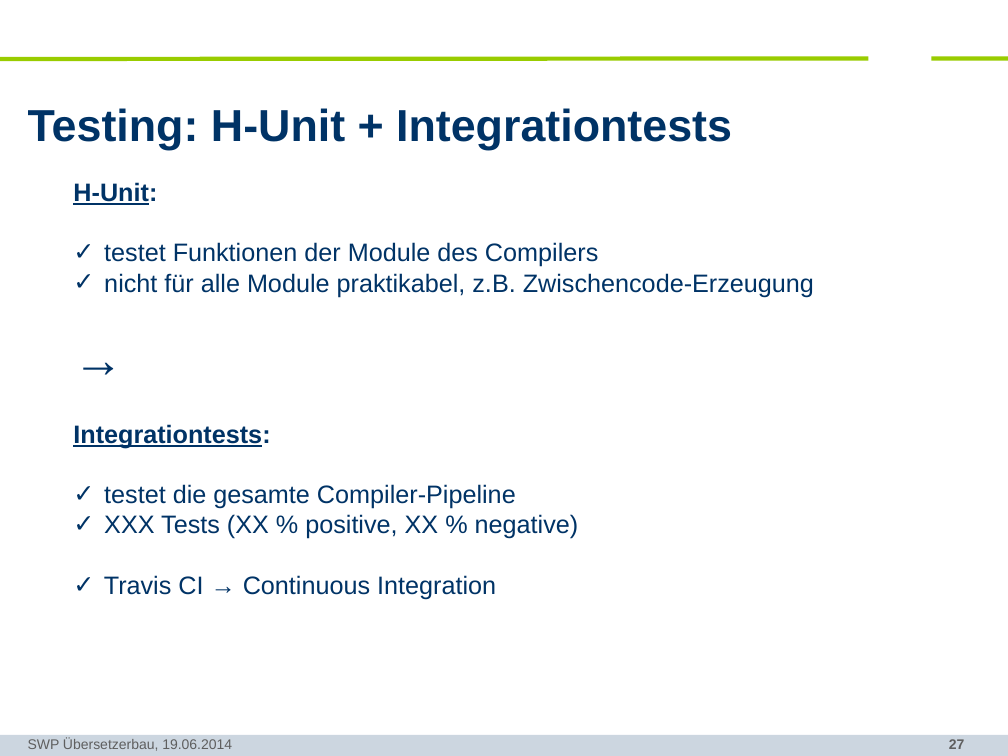
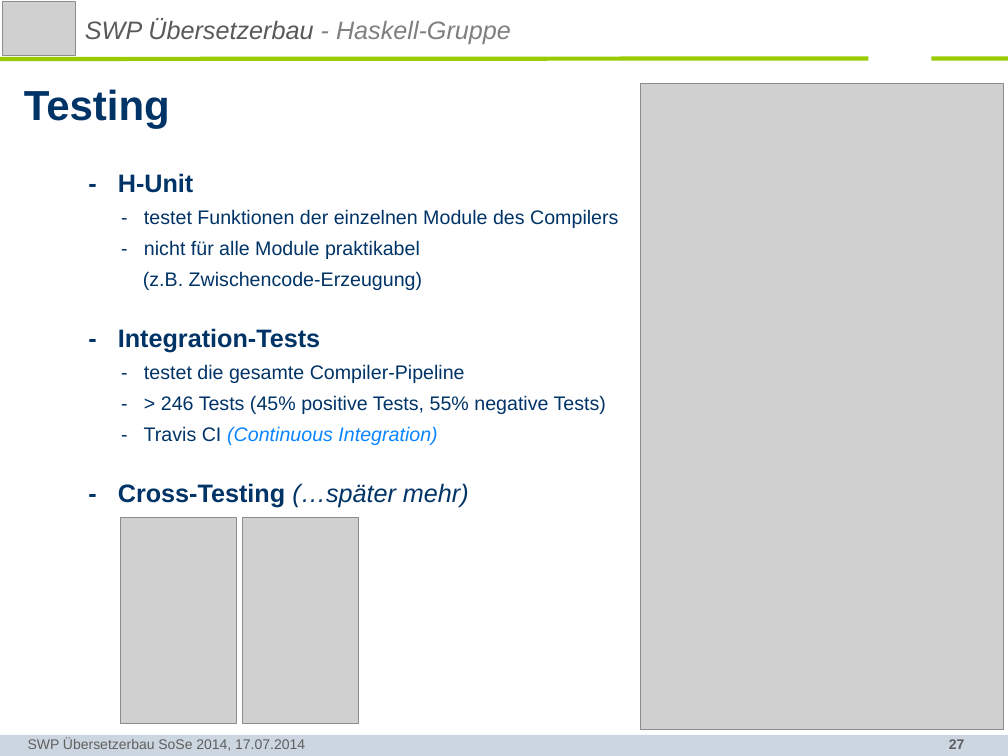
Before and after one commit to SWP-Ubau-SoSe2014-Haskell/SWPSoSe14, a slide deck: slide 27 of documentation/SWPSoSe14MS3.ppt. Drawn at 1008x756 pixels with LibreOffice and Linux fonts; fonts in the diff are those of the drawing; grey boxes stand for pictures; background and template pictures are left out. Boxes give left, top, right and bottom in pixels: in the first picture for what was removed or moved away, otherwise in the second. Text is boxed around its words. In the diff, an @@ line names an element or a change of style, - is before the commit and + after.

```diff
--- a/documentation/SWPSoSe14MS3.ppt
+++ b/documentation/SWPSoSe14MS3.ppt
@@ picture added at (3,2,76,55) @@
@@ text added at (85,19,511,44), 18 pt, text #595959, italic @@
+SWP Übersetzerbau - Haskell-Gruppe
@@ title at (24,89,170,129): text changed; size 32 to 30 pt @@
-Testing: H-Unit + Integrationtests
+Testing
@@ picture added at (640,84,1003,730) @@
@@ text at (118,173,618,508): text changed; size 18 to 14 pt @@
-H-Unit:
-✓ testet Funktionen der Module des Compilers
-✓ nicht für alle Module praktikabel, z.B. Zwischencode-Erzeugung
-→
-Integrationtests:
-✓ testet die gesamte Compiler-Pipeline
-✓ XXX Tests (XX % positive, XX % negative)
-✓ Travis CI → Continuous Integration
+- H-Unit
+- testet Funktionen der einzelnen Module des Compilers
+- nicht für alle Module praktikabel
+(z.B. Zwischencode-Erzeugung)
+- Integration-Tests
+- testet die gesamte Compiler-Pipeline
+- > 246 Tests (45% positive Tests, 55% negative Tests)
+- Travis CI (Continuous Integration)
+- Cross-Testing (…später mehr)
@@ picture added at (121,517,237,724) @@
@@ picture added at (242,517,358,724) @@
@@ text at (28,738,305,751): text changed @@
-SWP Übersetzerbau, 19.06.2014
+SWP Übersetzerbau SoSe 2014, 17.07.2014
```
Also in this commit, not shown: 6 other slides changed, 6 slides added, 4 slides removed.
